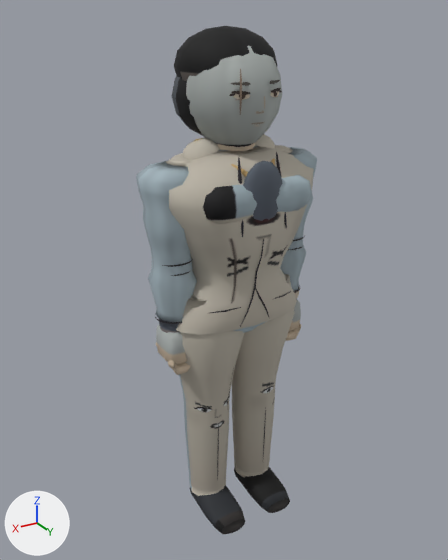
The glTF model assets/models/masa_a.glb: old version first, new version second.
Before and after are seen from a 50 mm camera at (1.157, 1.875, 1.945) aimed at (0.017, -0.024, 0.995). Every picture has the same lights, and +X, +Y and +Z are marked at lower left. The older version comes first. Vertices at exactly the same position are counted once.

Objects in the first picture: 'Body'.
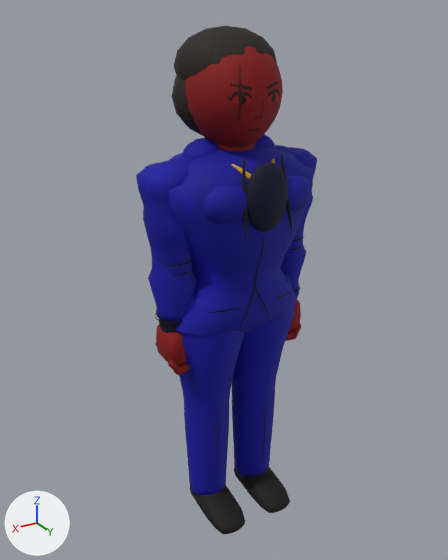
What differs and where, as boxes [x1, y1, x2, y2] in the pictures (448 x 560 px; the box of a moved part takes in the faces that stretch with it):
```json
{"part": 1, "of": "me_mesh_0", "change": "deleted", "before": [229, 69, 282, 126]}
{"part": 2, "of": "me_mesh_0", "change": "moved or reshaped", "before": [186, 46, 287, 237], "after": [185, 46, 292, 239]}
{"part": 3, "of": "me_mesh_0", "change": "recoloured", "before": [136, 35, 317, 534], "after": [136, 35, 317, 534], "on screen": "grey to blue"}
```

Edits to the scene script, one JSON object a line:
```json
{"block": "me_mesh_0", "where": "# used by ob_body; location = (0.0, 0.0, 0.0)"}
{"op": "remove", "block": "me_mesh_0", "code": "me_mesh_0.from_pydata(...)  # 4740 vertices, 8582 faces; spans x -0.36..0.36, y -0.22..0.24, z -0.03..1.91"}
{"op": "add", "block": "me_mesh_0", "code": "me_mesh_0.from_pydata(...)  # 3941 vertices, 7316 faces; spans x -0.36..0.36, y -0.22..0.25, z -0.03..1.91"}
{"block": "me_mesh_0", "change": "me_mesh_0 part 1: 18 loose pieces with 774 vertices, spanning x -0.1..0.1, y 0.15..0.18, z 1.6..1.79, are deleted"}
{"block": "me_mesh_0", "change": "me_mesh_0 part 2: 51 vertices moved from x -0.14..0.14, y -0.14..0.23, z 1.26..1.81 to x -0.14..0.14, y -0.14..0.25, z 1.26..1.81; 528 vertices removed from x -0.16..0.16, y -0.16..0.23, z 1.25..1.87; 503 vertices added at x -0.17..0.17, y -0.17..0.25, z 1.25..1.88"}
{"block": "me_mesh_0", "change": "me_mesh_0 part 3: 6209 kept faces spanning x -0.36..0.36, y -0.22..0.25, z -0.03..1.91 get new vertex colours"}
{"block": "me_mesh_0", "change": "other edits to the shape of me_mesh_0 do not show in these pictures"}
```
